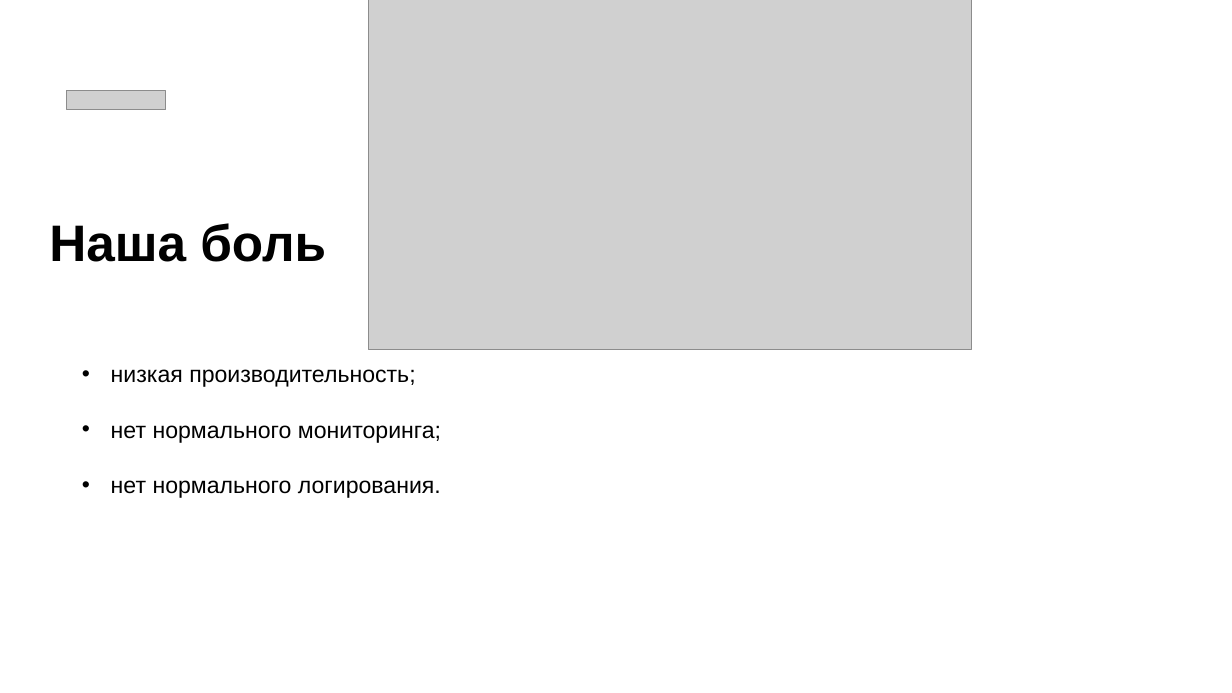
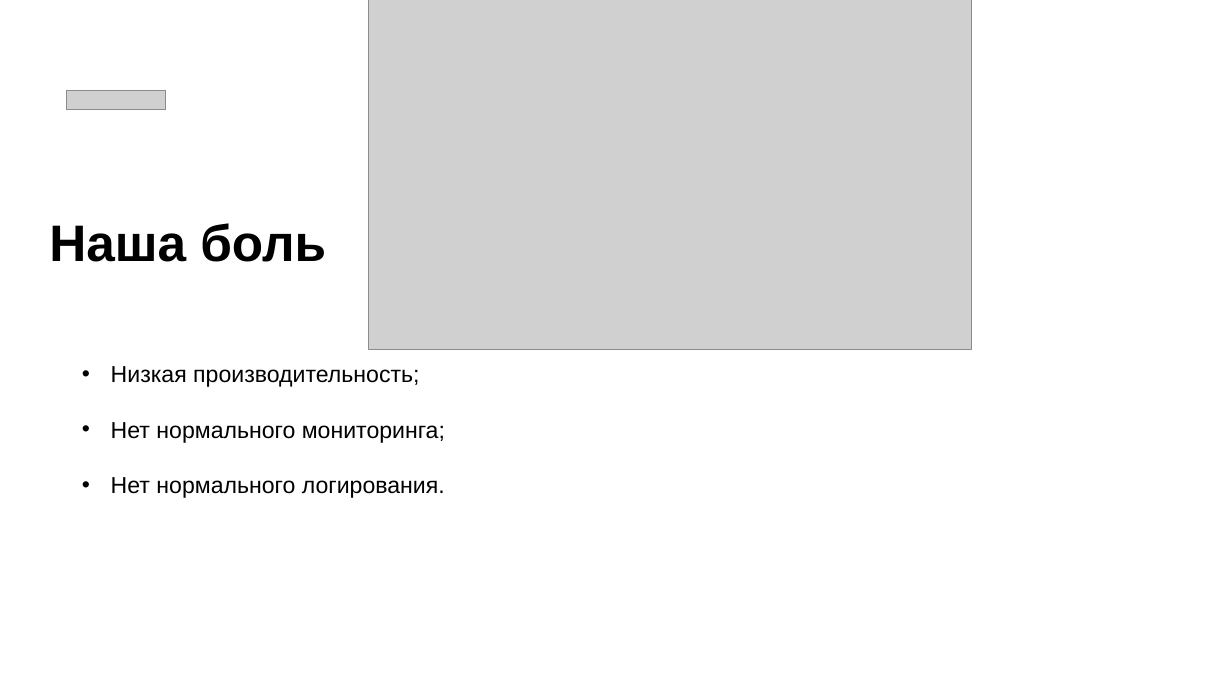
Before and after one commit to Serganbus/devfest, a slide deck: slide 8 of Презентация.pptx. Drawn at 1232x693 pixels with LibreOffice and Linux fonts; fonts in the diff are those of the drawing; grey boxes stand for pictures. Boxes give left, top, right and bottom in pixels: in the first picture for what was removed or moved away, otherwise in the second. Text is boxed around its words. In the diff, an @@ line names an element or a change of style, - is before the commit and + after.

```diff
--- a/Презентация.pptx
+++ b/Презентация.pptx
@@ text at [111, 366, 445, 498]: text changed @@
-• низкая производительность;
-• нет нормального мониторинга;
-• нет нормального логирования.
+• Низкая производительность;
+• Нет нормального мониторинга;
+• Нет нормального логирования.
```
Also in this commit, not shown: 5 other slides changed, 2 slides added, 5 other files.
